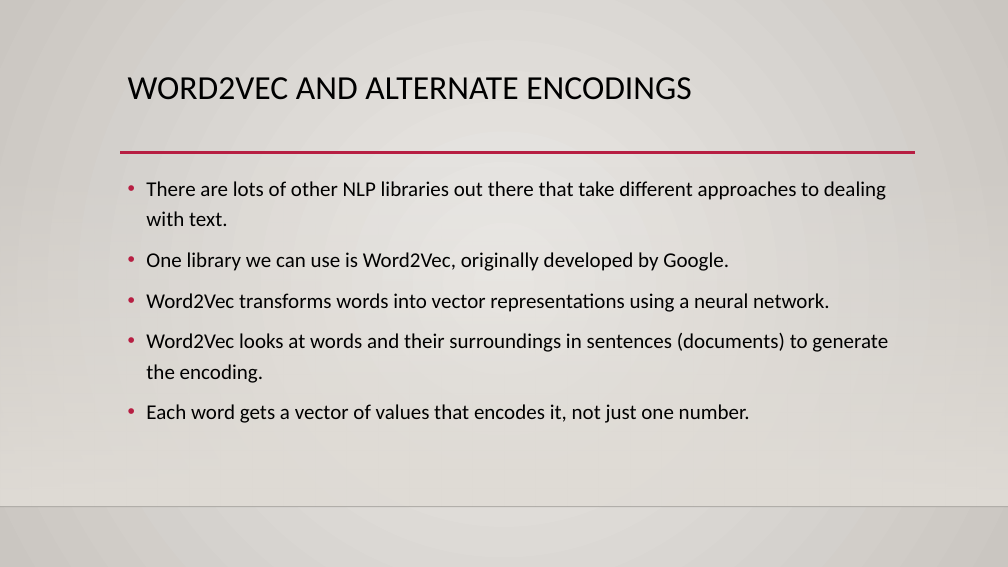
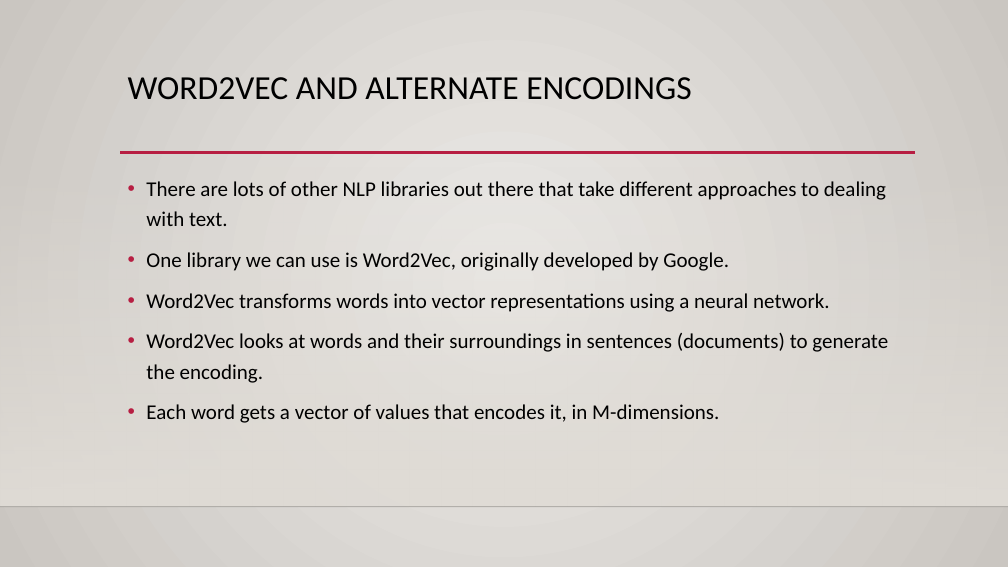
Before and after one commit to AkeemSemperDataScience/Intro_to_Machine_Learning_Students, a slide deck: slide 25 of reference_content/Slides/NLP_2.pptx (slide 18 before the commit). Drawn at 1008x567 pixels with LibreOffice and Linux fonts; fonts in the diff are those of the drawing; background and template pictures are left out. Boxes give left, top, right and bottom in pixels: in the first picture for what was removed or moved away, otherwise in the second. Text is boxed around its words. In the diff, an @@ line names an element or a change of style, - is before the commit and + after.

```diff
--- a/reference_content/Slides/NLP_2.pptx
+++ b/reference_content/Slides/NLP_2.pptx
@@ text at (x1=146, y1=404, x2=719, y2=423): text changed @@
-• Each word gets a vector of values that encodes it, not just one number.
+• Each word gets a vector of values that encodes it, in M-dimensions.
```
Also in this commit, not shown: 4 other slides changed, 5 slides added, 3 slides removed, 12 other files.
